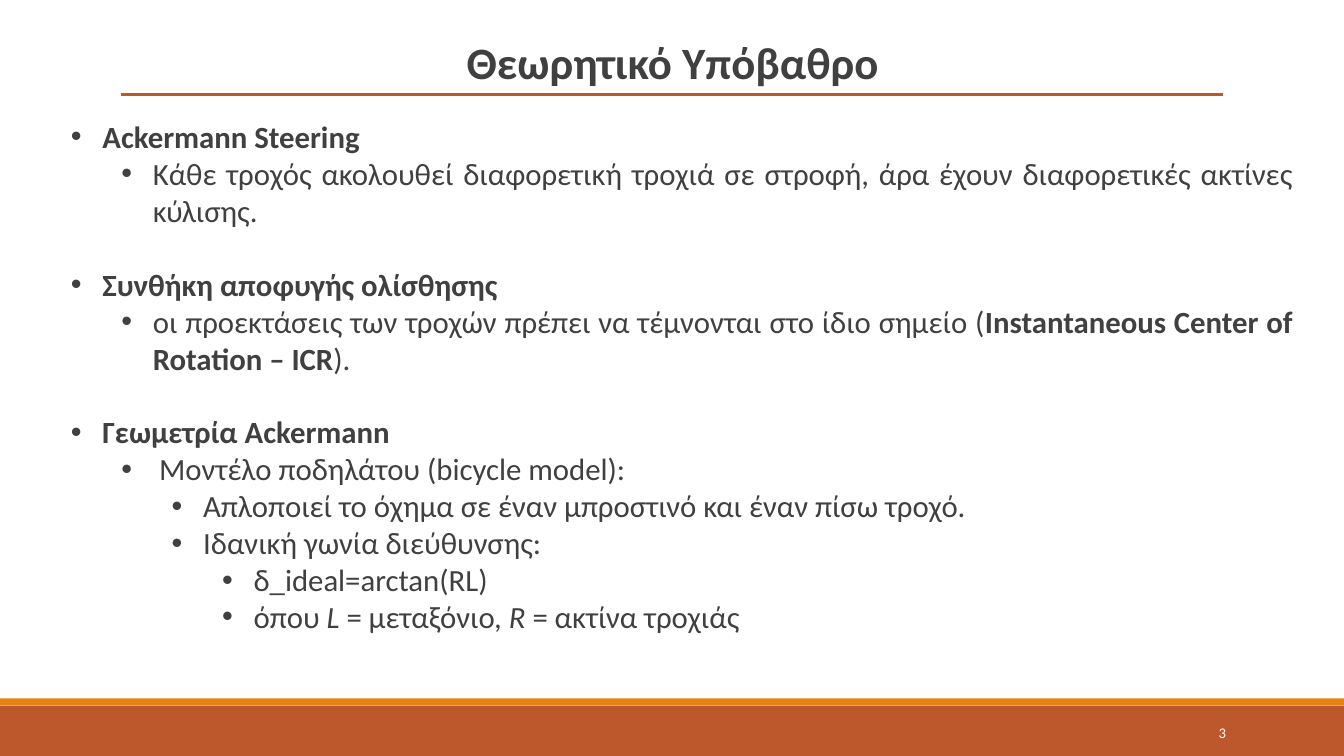
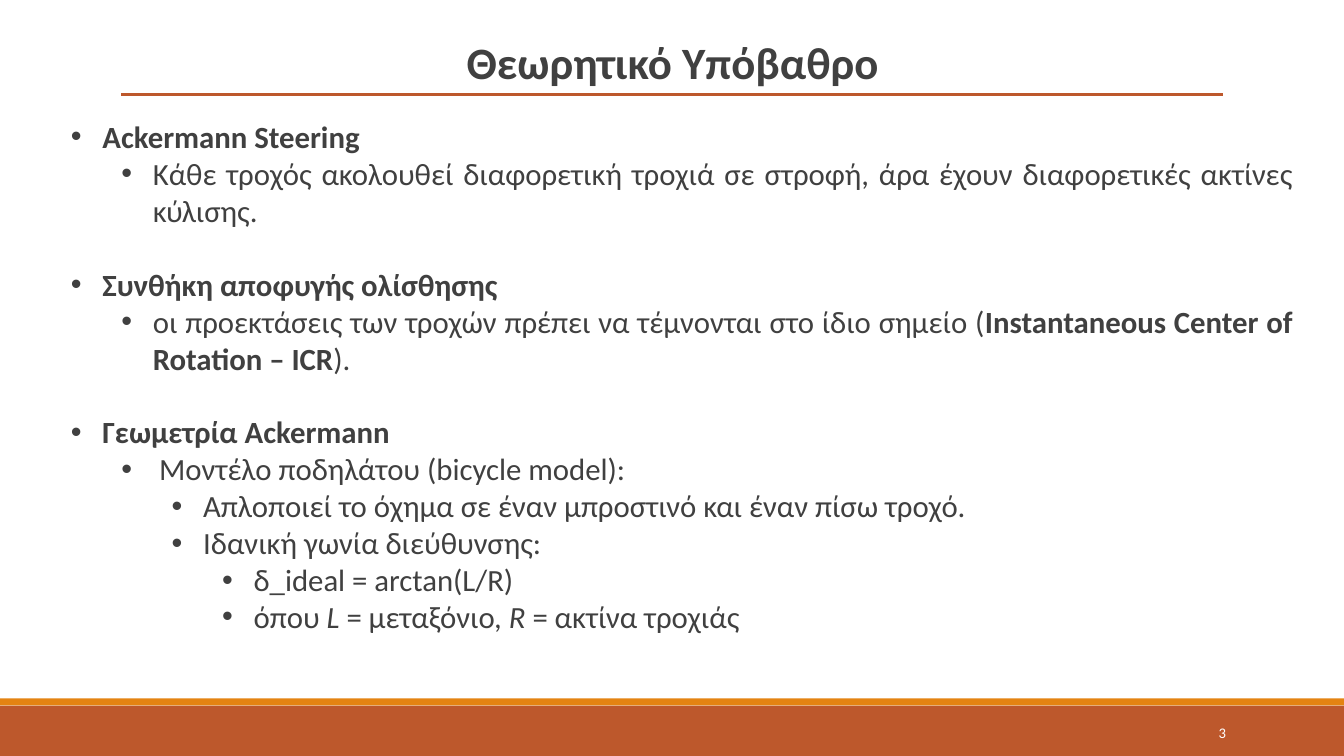
Before and after one commit to kvchr/fuzzy-roundabout-steering, a slide deck: slide 3 of slides/fuzzy_roundabout_slides_GR.pptx. Drawn at 1344x756 pixels with LibreOffice and Linux fonts; fonts in the diff are those of the drawing. Boxes give left, top, right and bottom in pixels: in the first picture for what was removed or moved away, otherwise in the second. Text is boxed around its words. In the diff, an @@ line names an element or a change of style, - is before the commit and + after.

```diff
--- a/slides/fuzzy_roundabout_slides_GR.pptx
+++ b/slides/fuzzy_roundabout_slides_GR.pptx
@@ text at [254,568,513,595]: text changed @@
-      • δ_ideal=arctan(RL)
+      • δ_ideal = arctan(L/R)
```
Also in this commit, not shown: 13 other slides changed, 8 other files.
